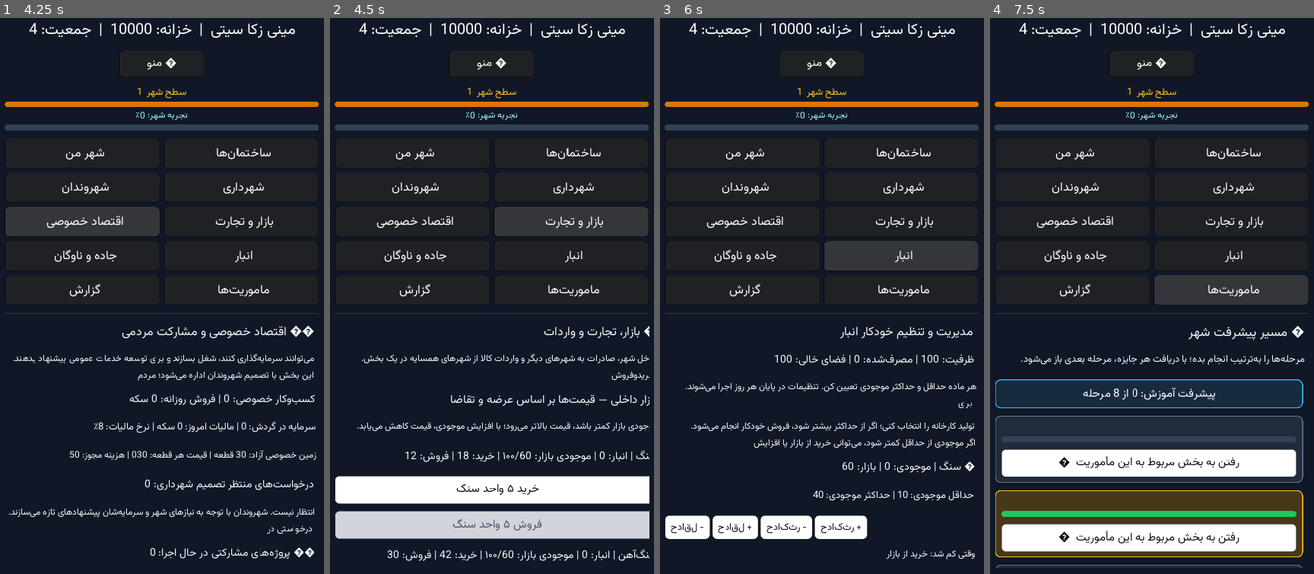
Above: before the commit, frames 1-4 (left to right).
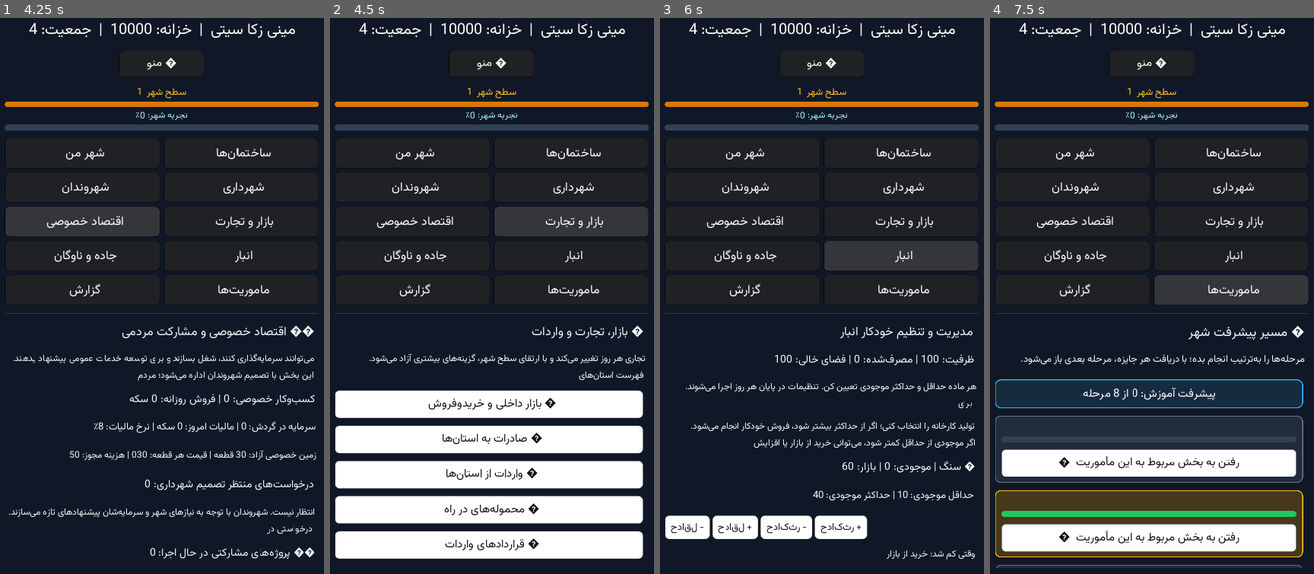
Above: after the commit, the same moments.

Repository: zekainstabot/mini-zeka-city
Game: Godot game, scene res://Main.tscn
Same seed, same stepped clock (60 frames per second), same inputs: the game is played once before the commit and once after it.
Inputs:
- Up to frame 1 (4.25 s): click "ﻦﻣ ﺮﻬﺷ" at 0.5 s; click "ﺎﻫ‌ﻥﺎﻤﺘﺧﺎﺳ" at 1.25 s; click "ﻥﺍﺪﻧﻭﺮﻬﺷ" at 2 s; click "ﯼﺭﺍﺩﺮﻬﺷ" at 2.75 s; click "ﯽﺻﻮﺼﺧ ﺩﺎﺼﺘﻗﺍ" at 3.5 s
- Up to frame 2 (4.5 s): click "ﺕﺭﺎﺠﺗ ﻭ ﺭﺍﺯﺎﺑ" at 4.25 s
- Up to frame 3 (6 s): click "ﻥﺎﮔﻭﺎﻧ ﻭ ﻩﺩﺎﺟ" at 5 s; click "ﺭﺎﺒﻧﺍ" at 5.75 s
- Up to frame 4 (7.5 s): click "ﺵﺭﺍﺰﮔ" at 6.5 s; click "ﺎﻫ‌ﺖﯾﺭﻮﻣﺎﻣ" at 7.25 s

Frame 1 is identical in both runs. In frame 2, 24% of the frame differs, in the area x 1-99%, y 55-98%; in frame 3, less than 0.1%; in frame 4, less than 0.1%.

Commit message:
Make commerce sections collapsible and simplify province lists

Diff:
--- a/scripts/Main.gd
+++ b/scripts/Main.gd
@@ -34,6 +34,7 @@
 var touch_scroll_dragging = false
 var restart_confirm_panel = null
 var municipality_section_expanded = {"land":false,"tax":false,"requests":false,"properties":false,"projects":false}
+var commerce_section_expanded = {"domestic":false,"export":false,"import":false,"shipments":false,"contracts":false}
 var active_section_container = null
 
 func _input(event):
@@ -508,6 +509,10 @@
 	var parent = active_section_container if active_section_container != null else content
 	parent.add_child(button)
 	return button
+
+func _toggle_commerce_section(section_id):
+	commerce_section_expanded[section_id] = not bool(commerce_section_expanded.get(section_id, false))
+	show_page("commerce")
 
 func _show_message(text):
 	message_label.text = PersianText.reshaper(text)
@@ -796,71 +801,78 @@
 
 		"commerce":
 			_add_label("🛒 بازار، تجارت و واردات", 22)
-			_add_label("خریدوفروش داخل شهر، صادرات به شهرهای دیگر و واردات کالا از شهرهای همسایه در یک بخش.", 15)
-			_add_label("بازار داخلی — قیمت‌ها بر اساس عرضه و تقاضا", 20)
-			_add_label("موجودی بازار کمتر باشد، قیمت بالاتر می‌رود؛ با افزایش موجودی، قیمت کاهش می‌یابد.", 15)
-			for id in game.get_resource_definitions().keys():
-				var d = game.get_resource_definitions()[id]
-				var stock = int(s.resources.get(id,0))
-				var market_stock = int(s.market_stock.get(id,0))
-				var buy_price = game.get_market_price(id,"buy")
-				var sell_price = game.get_market_price(id,"sell")
-				_add_label("%s | انبار: %d | موجودی بازار: %d/۱۰۰ | خرید: %d | فروش: %d" % [d.name,stock,market_stock,buy_price,sell_price])
-				var buy_button = _add_button("خرید ۵ واحد "+d.name, self, "buy_item", [id,5])
-				buy_button.disabled = int(s.market_stock.get(id,0)) < 5 or game.get_free_storage() < 5 or game.get_available_money() < buy_price * 5
-				var sell_button = _add_button("فروش ۵ واحد "+d.name, self, "sell_item", [id,5])
-				sell_button.disabled = stock < 5 or int(s.market_stock.get(id,0)) > 95 or game.get_available_money() >= game.get_treasury_capacity()
-			_add_label("🌐 صادرات و تجارت با شهرهای دیگر", 20)
-			_add_label("هر شهر تقاضا و ظرفیت خرید روزانه دارد. صادرات با قیمت توافقی انجام می‌شود و درآمد مستقیم به خزانه می‌رود.", 15)
-			_add_label("ظرفیت باقی‌مانده امروز:", 18)
-			for city_id in game.get_trade_cities().keys():
-				var city = game.get_trade_cities()[city_id]
-				_add_label("%s: %d / %d واحد" % [city.name,int(s.trade_remaining.get(city_id,city.daily_capacity)),int(city.daily_capacity)])
-				for resource_id in game.get_resource_definitions().keys():
-					var export_price = game.get_trade_export_price(city_id,resource_id)
-					if export_price <= 0:
-						continue
-					var city_demand_left = int(s.trade_demand_remaining.get(city_id,city.demand).get(resource_id,0))
-					_add_label("%s — %s | تقاضای باقی‌مانده: %d | قیمت صادرات: %d سکه" % [city.name,game.get_resource_definitions()[resource_id].name,city_demand_left,export_price],15)
-					var export_button = _add_button("صادرات ۵ واحد "+game.get_resource_definitions()[resource_id].name+" به "+city.name,self,"export_to_city",[city_id,resource_id,5])
-					export_button.disabled = int(s.resources.get(resource_id,0)) <= 0 or int(s.trade_remaining.get(city_id,city.daily_capacity)) <= 0 or game.get_transport_capacity_remaining() <= 0
-			_add_label("آخرین معامله: "+str(s.get("last_trade_report","هنوز معامله‌ای انجام نشده است.")),16)
-			_add_label("📦 واردات از شهرهای دیگر", 20)
-			_add_label("ظرفیت کامیون آزاد امروز: %d از %d واحد" % [game.get_transport_capacity_remaining(),game.get_transport_daily_capacity()],16)
-			_add_label("هزینه کالا و ۱۰٪ کرایه حمل هنگام سفارش پرداخت می‌شود. محموله پس از ۱ یا ۲ روز می‌رسد.",15)
-			for city_id in game.get_import_cities().keys():
-				var city = game.get_import_cities()[city_id]
-				_add_label("%s | زمان حمل: %d روز" % [city.name,int(city.travel_days)],18)
-				for resource_id in game.get_resource_definitions().keys():
-					var import_stock = int(s.city_export_stock.get(city_id,city.supply).get(resource_id,0))
-					var price = game.get_import_price(city_id,resource_id)
-					if import_stock <= 0:
-						continue
-					_add_label("%s | موجودی: %d | قیمت: %d سکه/واحد" % [game.get_resource_definitions()[resource_id].name,import_stock,price],15)
-					var import_button = _add_button("سفارش ۵ واحد "+game.get_resource_definitions()[resource_id].name+" از "+city.name,self,"import_from_city",[city_id,resource_id,5])
-					import_button.disabled = game.get_free_storage() < 5 or game.get_transport_capacity_remaining() < 5 or game.get_available_money() < (5 * price + int(ceil(float(5 * price) * 0.10)))
-			_add_label("محموله‌های در راه:",18)
-			if s.trade_shipments.empty():
-				_add_label("محموله‌ای در راه نیست.")
-			for shipment in s.trade_shipments:
-				var shipment_city = game.get_import_cities().get(str(shipment.get("city_id","")) ,{"name":"نامشخص"})
-				var shipment_resource = game.get_resource_definitions().get(str(shipment.get("resource_id","")) ,{"name":"کالای نامشخص"})
-				_add_label("#%d | %s | %d واحد %s | تحویل روز %d" % [int(shipment.get("id",0)),shipment_city.name,int(shipment.get("amount",0)),shipment_resource.name,int(shipment.get("arrival_day",0))],15)
-			_add_label("آخرین سفارش: "+str(s.get("last_import_report","")),15)
-			_add_label("قراردادهای واردات:",18)
-			if s.import_contracts.empty():
-				_add_label("قرارداد فعالی ثبت نشده است.")
-			for contract_index in range(s.import_contracts.size()):
-				var contract = s.import_contracts[contract_index]
-				var contract_city = game.get_import_cities().get(str(contract.get("city_id","")) ,{"name":"نامشخص"})
-				var contract_resource = game.get_resource_definitions().get(str(contract.get("resource_id","")) ,{"name":"نامشخص"})
-				var active_label = "فعال" if bool(contract.get("active",false)) else "پایان‌یافته/لغوشده"
-				_add_label("%s | %s | روزانه %d واحد | %d روز باقی‌مانده | %s" % [contract_city.name,contract_resource.name,int(contract.get("daily_amount",0)),int(contract.get("days_left",0)),active_label],15)
-				if bool(contract.get("active",false)):
-					_add_button("لغو قرارداد "+contract_resource.name,self,"cancel_import",[contract_index])
-			for import_city_id in game.get_import_cities().keys():
-				var import_city = game.get_import_cities()[import_city_id]
-				_add_button("قرارداد ۷ روزه: ۲ واحد چوب از "+import_city.name,self,"make_import_contract",[import_city_id,"wood",2,7])
+			_add_label("فهرست استان‌های تجاری هر روز تغییر می‌کند و با ارتقای سطح شهر، گزینه‌های بیشتری آزاد می‌شود.", 15)
+			_add_button(("▼ " if commerce_section_expanded.domestic else "▶ ") + "بازار داخلی و خریدوفروش", self, "_toggle_commerce_section", ["domestic"])
+			if commerce_section_expanded.domestic:
+				_add_label("قیمت‌ها بر اساس عرضه و تقاضا تغییر می‌کنند.", 15)
+				for id in game.get_resource_definitions().keys():
+					var d = game.get_resource_definitions()[id]
+					var stock = int(s.resources.get(id,0))
+					var market_stock = int(s.market_stock.get(id,0))
+					var buy_price = game.get_market_price(id,"buy")
+					var sell_price = game.get_market_price(id,"sell")
+					_add_label("%s | انبار: %d | بازار: %d/۱۰۰ | خرید: %d | فروش: %d" % [d.name,stock,market_stock,buy_price,sell_price])
+					var buy_button = _add_button("خرید ۵ واحد "+d.name, self, "buy_item", [id,5])
+					buy_button.disabled = int(s.market_stock.get(id,0)) < 5 or game.get_free_storage() < 5 or game.get_available_money() < buy_price * 5
+					var sell_button = _add_button("فروش ۵ واحد "+d.name, self, "sell_item", [id,5])
+					sell_button.disabled = stock < 5 or int(s.market_stock.get(id,0)) > 95 or game.get_available_money() >= game.get_treasury_capacity()
+			_add_button(("▼ " if commerce_section_expanded.export else "▶ ") + "صادرات به استان‌ها", self, "_toggle_commerce_section", ["export"])
+			if commerce_section_expanded.export:
+				var trade_ids = game.get_daily_trade_city_ids()
+				_add_label("استان‌های فعال امروز: %d | ظرفیت حمل آزاد: %d واحد" % [trade_ids.size(),game.get_transport_capacity_remaining()],16)
+				_add_label("این فهرست فردا تغییر می‌کند؛ سطح شهر تعداد استان‌های قابل معامله را افزایش می‌دهد.",14)
+				for city_id in trade_ids:
+					var city = game.get_trade_cities()[city_id]
+					_add_label("%s | ظرفیت باقی‌مانده: %d از %d واحد" % [city.name,int(s.trade_remaining.get(city_id,city.daily_capacity)),int(city.daily_capacity)],18)
+					for resource_id in game.get_resource_definitions().keys():
+						var export_price = game.get_trade_export_price(city_id,resource_id)
+						if export_price <= 0:
+							continue
+						var city_demand_left = int(s.trade_demand_remaining.get(city_id,city.demand).get(resource_id,0))
+						_add_label("%s | تقاضا: %d | قیمت صادرات: %d سکه" % [game.get_resource_definitions()[resource_id].name,city_demand_left,export_price],15)
+						var export_button = _add_button("صادرات ۵ واحد "+game.get_resource_definitions()[resource_id].name+" به "+city.name,self,"export_to_city",[city_id,resource_id,5])
+						export_button.disabled = int(s.resources.get(resource_id,0)) <= 0 or int(s.trade_remaining.get(city_id,city.daily_capacity)) <= 0 or game.get_transport_capacity_remaining() <= 0
+				_add_label("آخرین معامله: "+str(s.get("last_trade_report","هنوز معامله‌ای انجام نشده است.")),16)
+			_add_button(("▼ " if commerce_section_expanded.import else "▶ ") + "واردات از استان‌ها", self, "_toggle_commerce_section", ["import"])
+			if commerce_section_expanded.import:
+				var import_ids = game.get_daily_trade_city_ids()
+				_add_label("استان‌های فعال امروز: %d | ظرفیت کامیون آزاد: %d از %d واحد" % [import_ids.size(),game.get_transport_capacity_remaining(),game.get_transport_daily_capacity()],16)
+				_add_label("هزینه کالا و ۱۰٪ کرایه حمل هنگام سفارش پرداخت می‌شود؛ زمان تحویل بسته به فاصله استان است.",15)
+				for city_id in import_ids:
+					var city = game.get_import_cities()[city_id]
+					_add_label("%s | زمان حمل: %d روز" % [city.name,int(city.travel_days)],18)
+					for resource_id in game.get_resource_definitions().keys():
+						var import_stock = int(s.city_export_stock.get(city_id,city.supply).get(resource_id,0))
+						var price = game.get_import_price(city_id,resource_id)
+						if import_stock <= 0:
+							continue
+						_add_label("%s | موجودی: %d | قیمت: %d سکه/واحد" % [game.get_resource_definitions()[resource_id].name,import_stock,price],15)
+						var import_button = _add_button("سفارش ۵ واحد "+game.get_resource_definitions()[resource_id].name+" از "+city.name,self,"import_from_city",[city_id,resource_id,5])
+						import_button.disabled = game.get_free_storage() < 5 or game.get_transport_capacity_remaining() < 5 or game.get_available_money() < (5 * price + int(ceil(float(5 * price) * 0.10)))
+			_add_button(("▼ " if commerce_section_expanded.shipments else "▶ ") + "محموله‌های در راه", self, "_toggle_commerce_section", ["shipments"])
+			if commerce_section_expanded.shipments:
+				if s.trade_shipments.empty():
+					_add_label("محموله‌ای در راه نیست.")
+				for shipment in s.trade_shipments:
+					var shipment_city = game.get_import_cities().get(str(shipment.get("city_id","")) ,{"name":"نامشخص"})
+					var shipment_resource = game.get_resource_definitions().get(str(shipment.get("resource_id","")) ,{"name":"کالای نامشخص"})
+					_add_label("#%d | %s | %d واحد %s | تحویل روز %d" % [int(shipment.get("id",0)),shipment_city.name,int(shipment.get("amount",0)),shipment_resource.name,int(shipment.get("arrival_day",0))],15)
+				_add_label("آخرین سفارش: "+str(s.get("last_import_report","")),15)
+			_add_button(("▼ " if commerce_section_expanded.contracts else "▶ ") + "قراردادهای واردات", self, "_toggle_commerce_section", ["contracts"])
+			if commerce_section_expanded.contracts:
+				if s.import_contracts.empty():
+					_add_label("قرارداد فعالی ثبت نشده است.")
+				for contract_index in range(s.import_contracts.size()):
+					var contract = s.import_contracts[contract_index]
+					var contract_city = game.get_import_cities().get(str(contract.get("city_id","")) ,{"name":"نامشخص"})
+					var contract_resource = game.get_resource_definitions().get(str(contract.get("resource_id","")) ,{"name":"نامشخص"})
+					var active_label = "فعال" if bool(contract.get("active",false)) else "پایان‌یافته/لغوشده"
+					_add_label("%s | %s | روزانه %d واحد | %d روز باقی‌مانده | %s" % [contract_city.name,contract_resource.name,int(contract.get("daily_amount",0)),int(contract.get("days_left",0)),active_label],15)
+					if bool(contract.get("active",false)):
+						_add_button("لغو قرارداد "+contract_resource.name,self,"cancel_import",[contract_index])
+				for import_city_id in game.get_daily_trade_city_ids():
+					var import_city = game.get_import_cities()[import_city_id]
+					_add_button("قرارداد ۷ روزه: ۲ واحد چوب از "+import_city.name,self,"make_import_contract",[import_city_id,"wood",2,7])
 		"transport":
 			_add_label("🛣️ جاده‌ها و حمل‌ونقل شهری و بین‌شهری",22)
 			_add_label("جاده‌های اصلی شهر و مسیرهای بین‌شهری",19)
